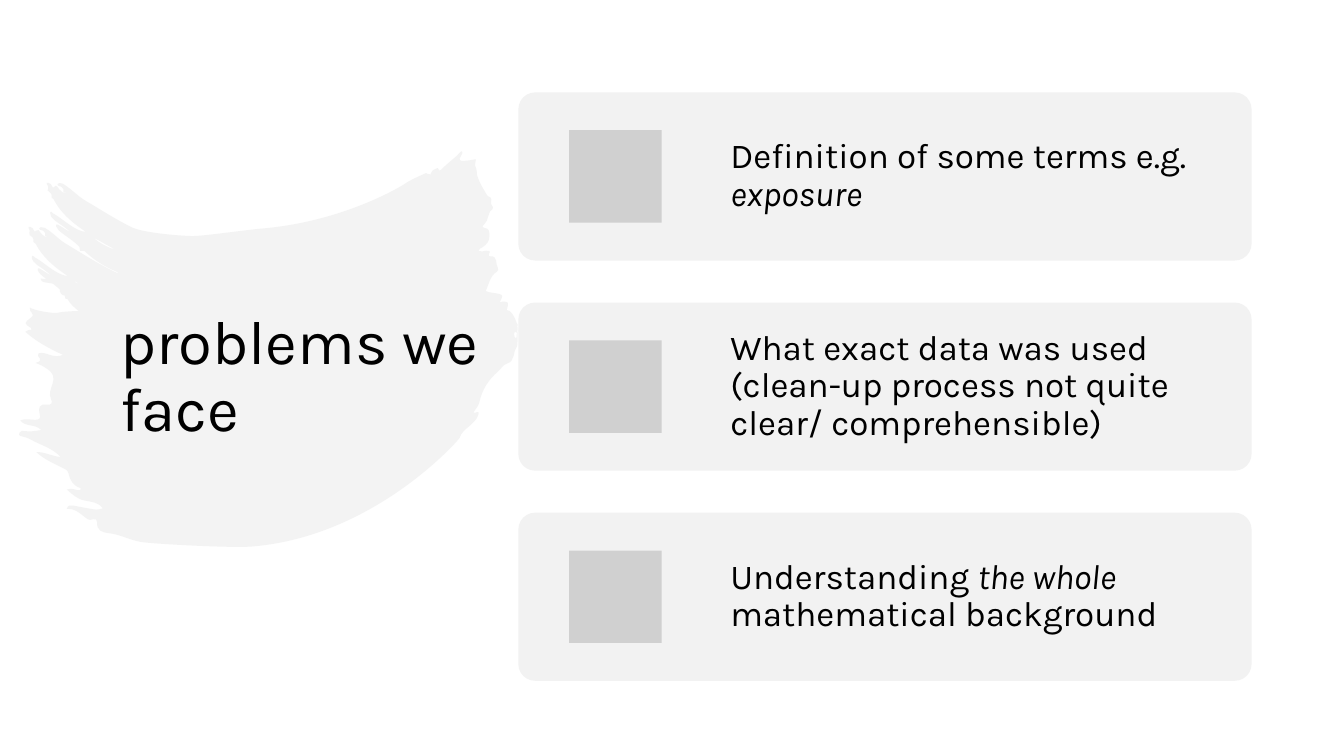
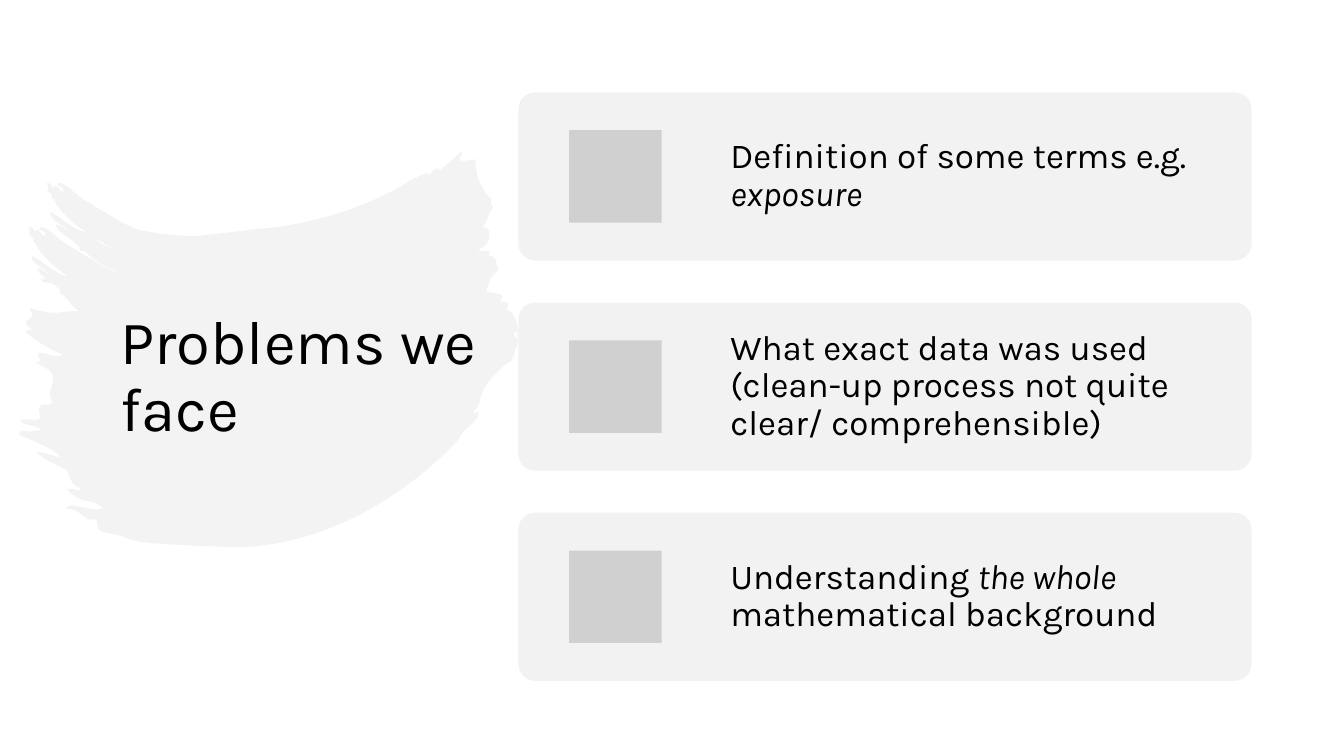
Before and after one commit to cfuss/edds_ex2, a slide deck: slide 4 of EDDS Exercise 2 - presentation.pptx. Drawn at 1344x756 pixels with LibreOffice and Linux fonts; fonts in the diff are those of the drawing; grey boxes stand for pictures. Boxes give left, top, right and bottom in pixels: in the first picture for what was removed or moved away, otherwise in the second. Text is boxed around its words. In the diff, an @@ line names an element or a change of style, - is before the commit and + after.

```diff
--- a/EDDS Exercise 2 - presentation.pptx
+++ b/EDDS Exercise 2 - presentation.pptx
@@ title at (x1=120, y1=322, x2=476, y2=432): text changed @@
-problems we face
+Problems we face
```
Also in this commit, not shown: 2 other slides changed.
